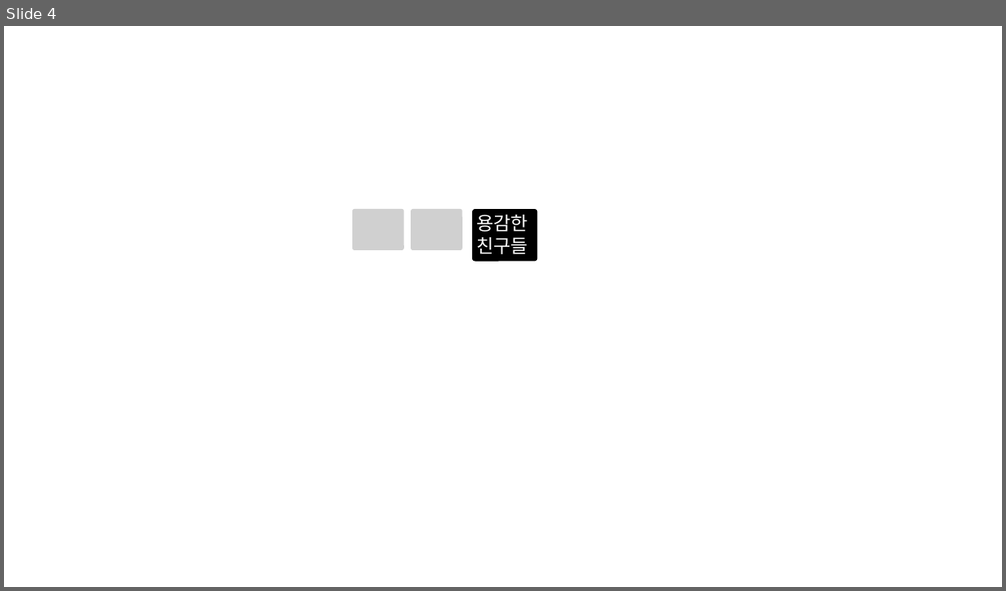
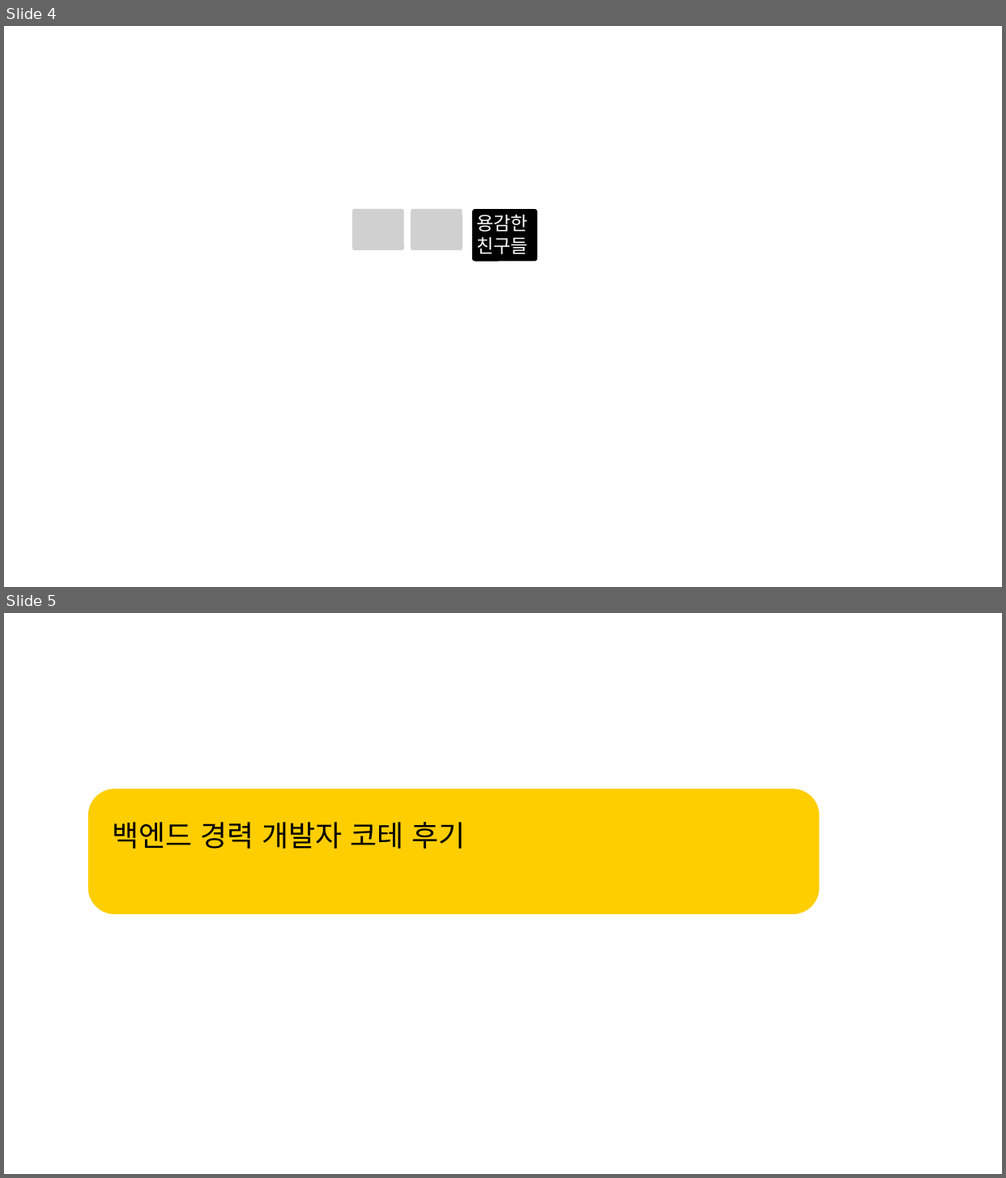
Before and after one commit to brave-people/Dev-Event, a slide deck: static/img.pptx. Shown one above the other, each under a label of ours: slide 4 before the commit, slides 4 and 5 after it. The pictures are 1006x591 and 1006x1178 pixels, drawn with LibreOffice and Linux fonts; fonts in the diff are those of the drawing; grey boxes stand for pictures; background and template pictures are left out. Boxes give left, top, right and bottom in pixels: in the first picture for what was removed or moved away, otherwise in the second. Text is boxed around its words. In the diff, an @@ line names an element or a change of style, - is before the commit and + after.

```diff
--- a/static/img.pptx
+++ b/static/img.pptx
@@ slide 5 added at (x1=4, y1=613, x2=1002, y2=1174), background #FFFFFF @@
@@ rounded rectangle added at (x1=88, y1=789, x2=819, y2=914), fill #FECE00 @@
@@ text added at (x1=112, y1=822, x2=466, y2=849), 28 pt, text #000000 @@
+백엔드 경력 개발자 코테 후기
```
Also in this commit, not shown: 1 other file.
